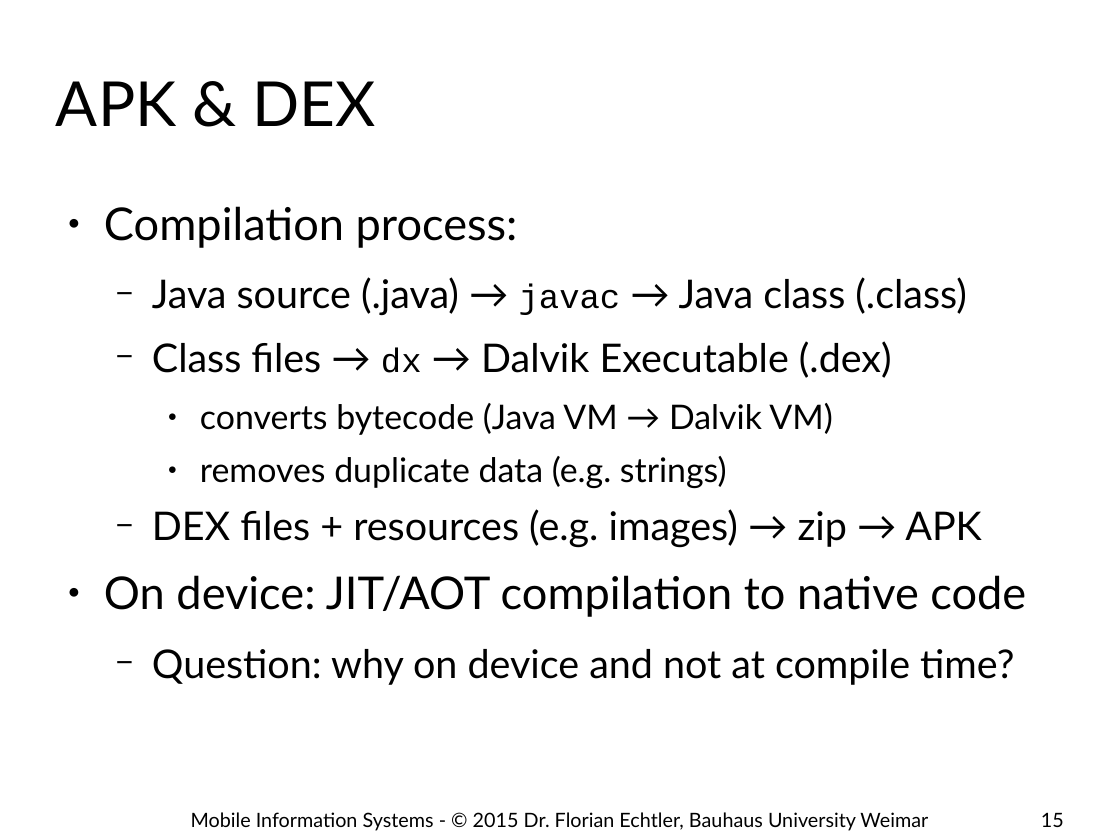
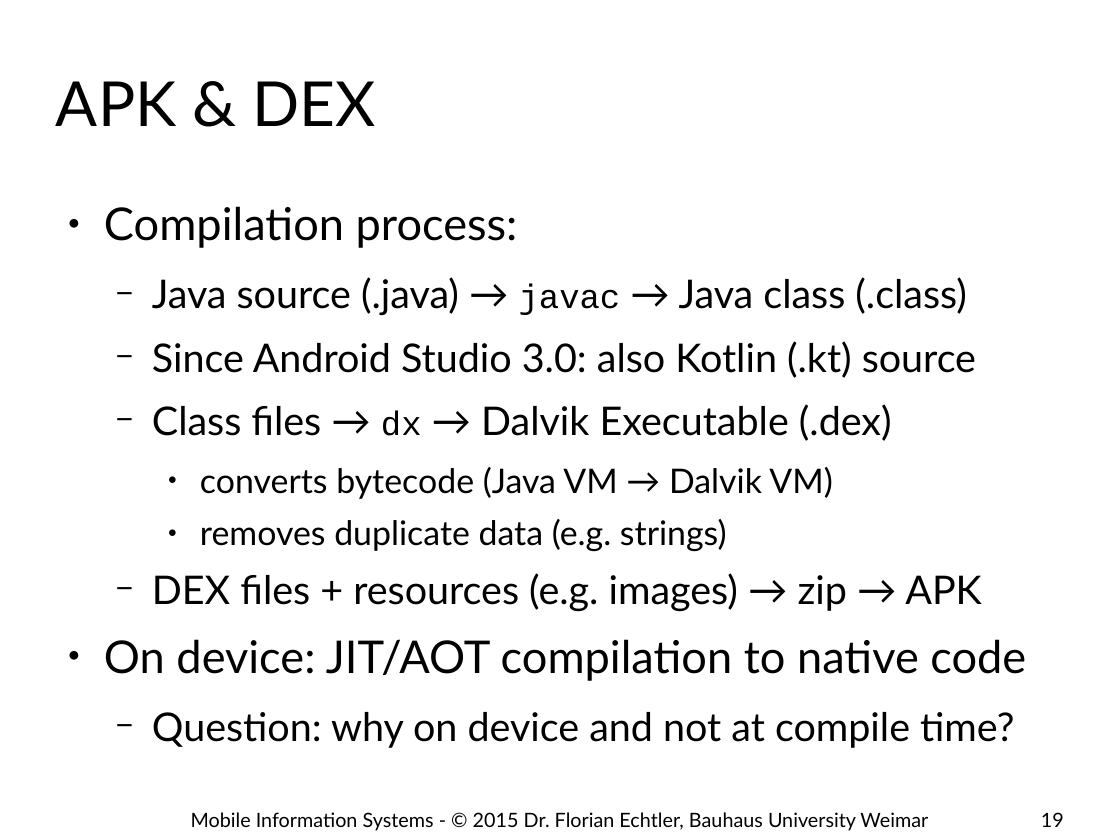
Before and after one commit to floe/mobile-information-systems, a slide deck: slide 19 of 10-android-internals.odp (slide 15 before the commit). Drawn at 1120x840 pixels with LibreOffice and Linux fonts; fonts in the diff are those of the drawing; background and template pictures are left out. Boxes give left, top, right and bottom in pixels: in the first picture for what was removed or moved away, otherwise in the second. Text is boxed around its words. In the diff, an @@ line names an element or a change of style, - is before the commit and + after.

```diff
--- a/10-android-internals.odp
+++ b/10-android-internals.odp
@@ text at [152, 341, 976, 378]: paragraph added @@
+  − Since Android Studio 3.0: also Kotlin (.kt) source
@@ page number at [1041, 812, 1064, 827]: text changed @@
-15
+19
```
Also in this commit, not shown: 4 other slides changed, 3 slides added.
